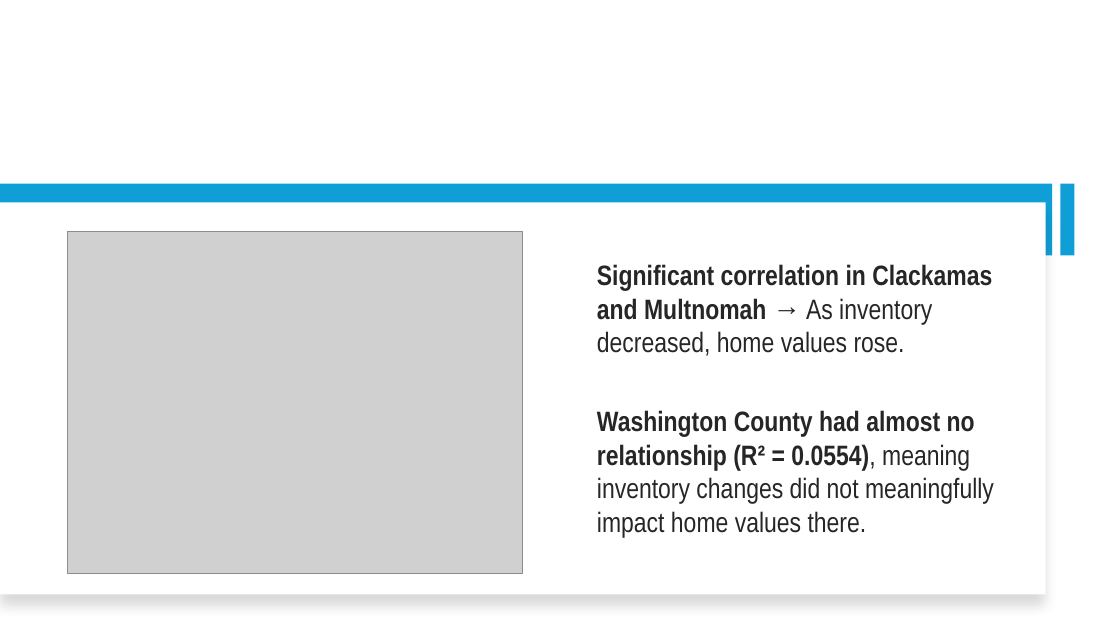
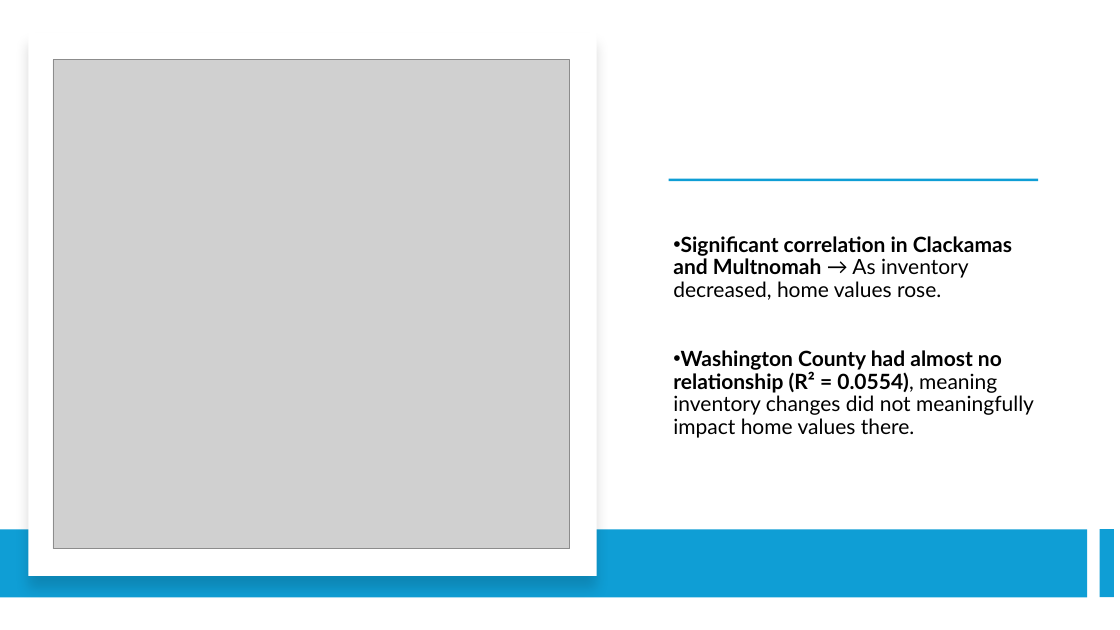
Before and after one commit to Tserrof7/Portland-Housing-Prices-Affordability-Project, a slide deck: slide 5 of Portland , Or Housing & Affordability.pptx (slide 6 before the commit). Drawn at 1120x630 pixels with LibreOffice and Linux fonts; fonts in the diff are those of the drawing; grey boxes stand for pictures. Boxes give left, top, right and bottom in pixels: in the first picture for what was removed or moved away, otherwise in the second. Text is boxed around its words. In the diff, an @@ line names an element or a change of style, - is before the commit and + after.

```diff
--- a/Portland , Or Housing & Affordability.pptx
+++ b/Portland , Or Housing & Affordability.pptx
@@ rectangle resized from (x1=0, y1=202, x2=1046, y2=595) to (x1=29, y1=33, x2=597, y2=576) @@
@@ picture resized from (x1=67, y1=232, x2=523, y2=573) to (x1=53, y1=60, x2=570, y2=549) @@
@@ rectangle added at (x1=669, y1=179, x2=1038, y2=181), fill #0F9ED5 @@
@@ text "Significant correlation in Clackamas and ..." moved from (x1=597, y1=264, x2=994, y2=538) to (x1=673, y1=236, x2=1034, y2=438) @@
@@ text "Significant correlation in Clackamas and ..." at (x1=673, y1=236, x2=1034, y2=438): size 24 to 18 pt, font Arial Narrow to Lato, text colour #262626 to #000000; bullet none to •; line spacing 1 to 0.9 @@
@@ rectangle at (x1=0, y1=530, x2=1088, y2=598): mirrored; rotation 0 to 90 degrees @@
@@ rectangle moved from (x1=1060, y1=184, x2=1075, y2=255) to (x1=1100, y1=529, x2=1114, y2=597) @@
```
Also in this commit, not shown: 2 other slides changed, 8 slides added, 4 slides removed, 6 other files.
